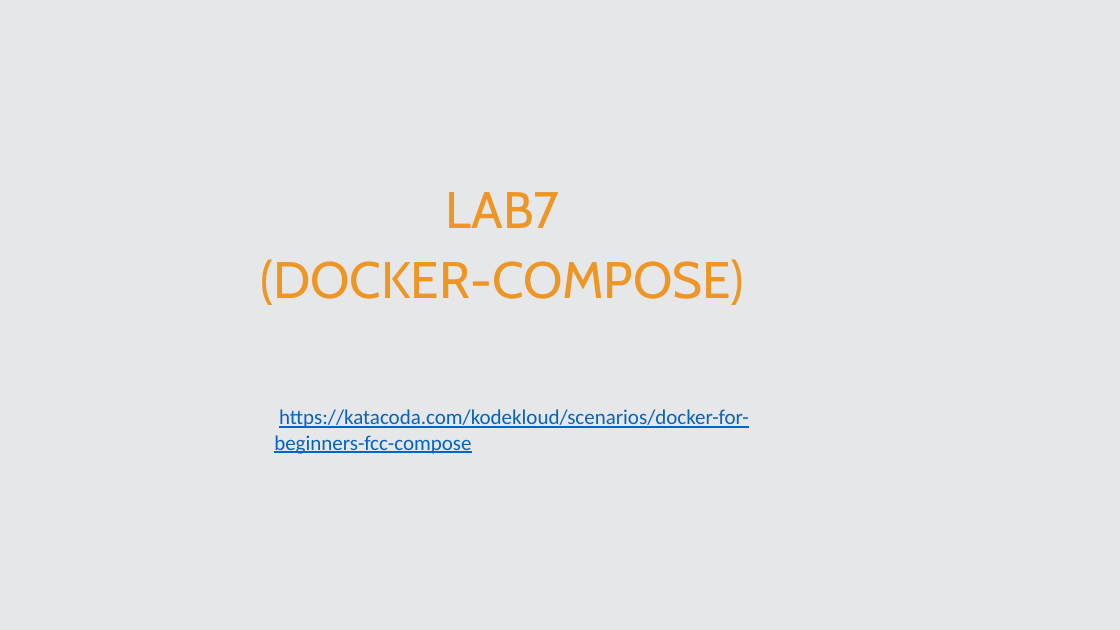
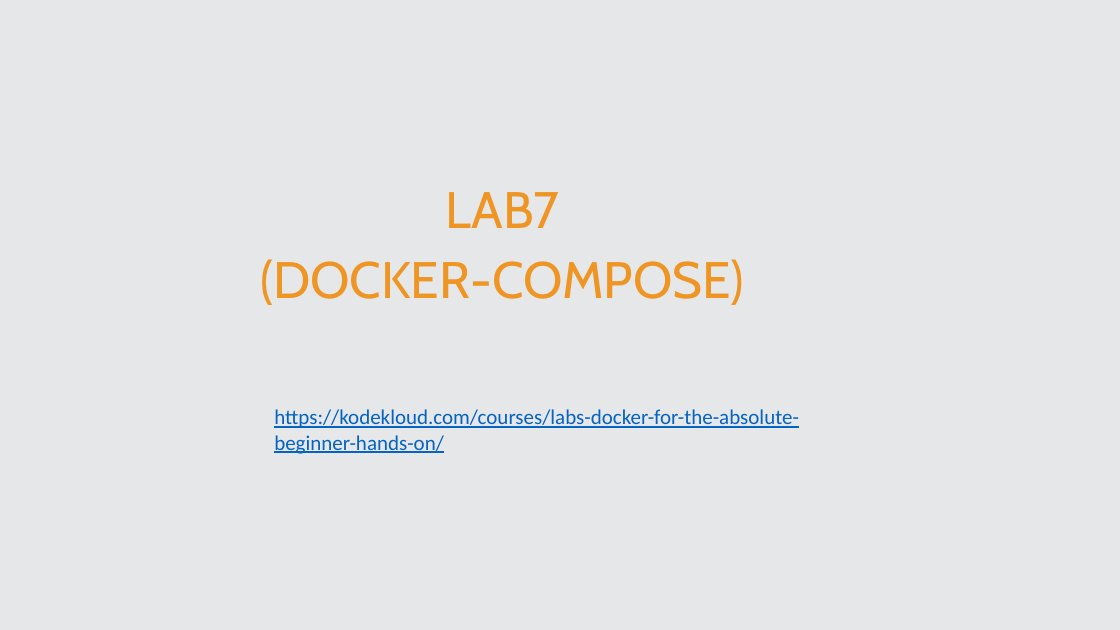
Before and after one commit to Zouhairzed/Docker-Course, a slide deck: slide 52 of Slide Docker Z.pptx. Drawn at 1120x630 pixels with LibreOffice and Linux fonts; fonts in the diff are those of the drawing. Boxes give left, top, right and bottom in pixels: in the first picture for what was removed or moved away, otherwise in the second. Text is boxed around its words. In the diff, an @@ line names an element or a change of style, - is before the commit and + after.

```diff
--- a/Slide Docker Z.pptx
+++ b/Slide Docker Z.pptx
@@ text at [274, 409, 799, 454]: text changed @@
-https://katacoda.com/kodekloud/scenarios/docker-for-beginners-fcc-compose
+https://kodekloud.com/courses/labs-docker-for-the-absolute-beginner-hands-on/
```
Also in this commit, not shown: 7 other slides changed, 1 other file.
